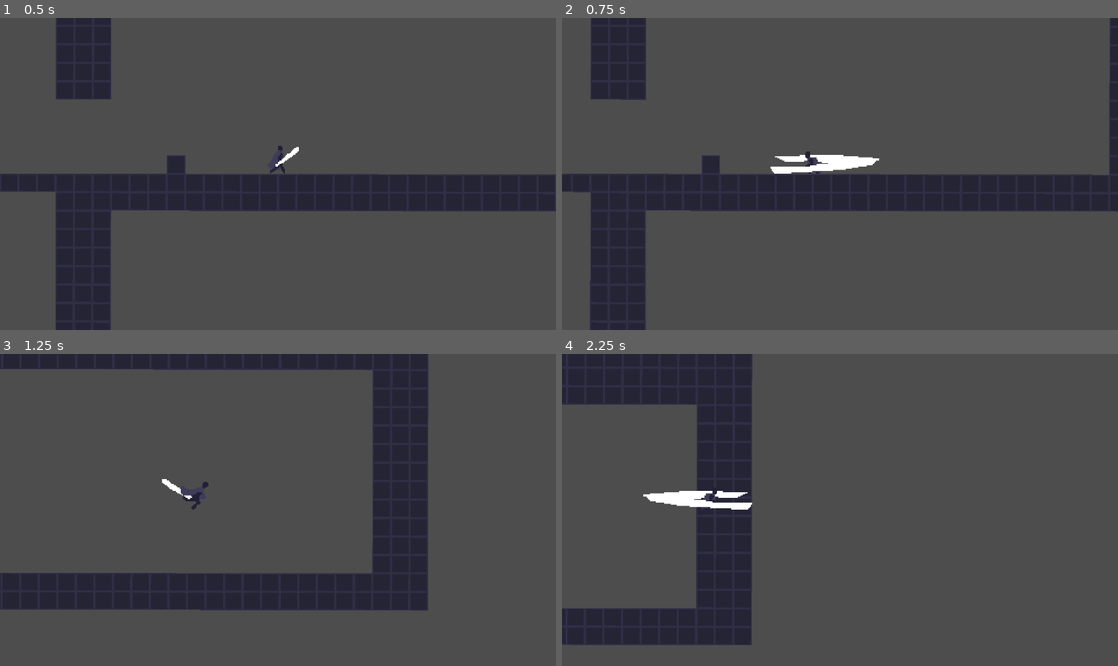
Above: before the commit, frames 1-4 (two rows, left to right).
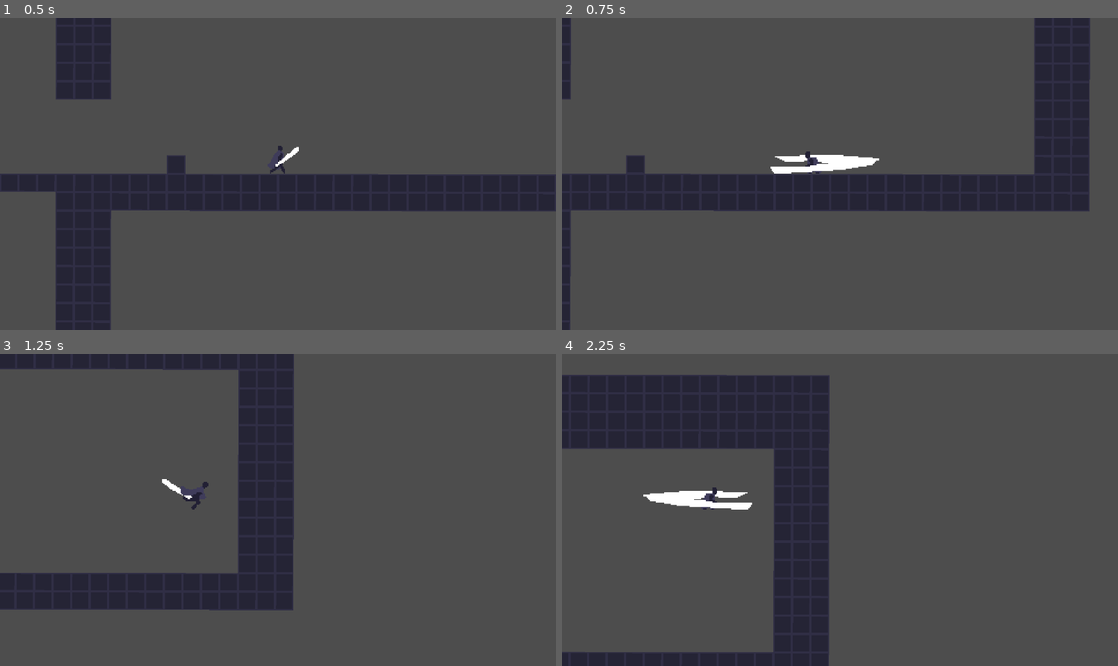
Above: after the commit, the same moments.

Repository: EinarDarri/hr-game-out-of-order
Game: Godot game, scene res://game.tscn
Same seed, same stepped clock (60 frames per second), same inputs: the game is played once before the commit and once after it.
Inputs (mouse positions are in pixels of both pictures, inside the frame that each line leads up to):
- Up to frame 1 (0.5 s): no input
- Up to frame 2 (0.75 s): move the mouse to (962, 158) at 0.52 s; hold D (move_right) from 0.53 s (still down); click (962, 158) at 0.6 s
- Up to frame 3 (1.25 s): keep holding D (move_right); tap Space (move_jump) at 0.77, 0.8, 1.07 s
- Up to frame 4 (2.25 s): move the mouse to (728, 525) at 1.27 s; tap Space (move_jump) at 1.35, 1.52, 1.82 s; click (728, 525) at 1.55 s; move the mouse to (895, 441) at 2.02 s; release D (move_right) at 2.03 s; hold A (move_left) from 2.03 s (still down); click (895, 441) at 2.1 s

Frame 1 is identical in both runs. In frame 2, 14% of the frame differs, in the area x 0-100%, y 0-100%; in frame 3, 17%; in frame 4, 26%, in the area x 0-49%, y 0-100%.

Commit message:
attack

Diff:
--- a/player/player.gd
+++ b/player/player.gd
@@ -2,10 +2,7 @@
 
 const SPEED = 300.0
 
-
 @onready var animated_sprite_2d: AnimatedSprite2D = $AnimatedSprite2D
-@onready var attack_timer: Timer = $AttackTimer
-@onready var attack_animation_timer: Timer = $AttackAnimationTimer
 @onready var slash: Area2D = $LookDirection/Slash
 @onready var slash_sprite: Sprite2D = $LookDirection/Slash/SlashSprite
 @onready var _dash_timer: Timer = $DashTimer
@@ -23,8 +20,6 @@
 var _enable_dash := false
 var _can_dash := true
 
-var attack_buffered := false
-
 func _init() -> void:
 	Game.set_player(self)
 	enable_extra_jump()
@@ -39,20 +34,8 @@
 		-Input.get_axis("look_down","look_up")
 	).normalized()
 
-	if Input.is_action_just_pressed("attack"):
-		attack_buffered = true
-
-	if attack_buffered and attack_timer.time_left == 0:
-		animated_sprite_2d.play("Slash")
-		animated_sprite_2d.frame = 0
-		attack_timer.start()
-		attack_animation_timer.start()
-		attack_buffered = false
-
-		for enemy: Enemy in slash.get_overlapping_bodies():
-			enemy.take_damage(30)
-
-		await get_tree().create_timer(0.05).timeout
+func get_facing() -> int:
+	return -1 if animated_sprite_2d.flip_h else 1
 
 func enable_extra_jump() -> void:
 	_enable_extra_jump = true
@@ -73,11 +56,6 @@
 	return _enable_dash and _can_dash
 
 func _physics_process(delta: float) -> void:
-	if attack_timer.time_left > 0:
-		velocity = Vector2.ZERO
-		return
-
-
 	state_man.active_state.update_state(delta)
 
 	#if dash_buffered and _enable_dash and _can_dash:
--- a/player/player.tscn
+++ b/player/player.tscn
@@ -184,14 +184,6 @@
 [node name="Camera2D" type="Camera2D" parent="."]
 script = ExtResource("3_yw30f")
 
-[node name="AttackTimer" type="Timer" parent="."]
-wait_time = 0.2
-one_shot = true
-
-[node name="AttackAnimationTimer" type="Timer" parent="."]
-wait_time = 0.35
-one_shot = true
-
 [node name="LookDirection" type="Node2D" parent="."]
 position = Vector2(-1, 1)
 script = ExtResource("3_g1dw6")
@@ -212,30 +204,45 @@
 script = ExtResource("5_qjkh3")
 active_state = NodePath("Idle")
 
-[node name="Attacking" type="Node" parent="StateMan"]
+[node name="Attacking" type="Node" parent="StateMan" node_paths=PackedStringArray("idle_state", "air_state", "running_state")]
 script = ExtResource("6_yllr7")
+idle_state = NodePath("../Idle")
+air_state = NodePath("../Air")
+running_state = NodePath("../Running")
+
+[node name="AttackTimer" type="Timer" parent="StateMan/Attacking"]
+wait_time = 0.2
+one_shot = true
+
+[node name="Deleay" type="Timer" parent="StateMan/Attacking"]
+wait_time = 0.2
 
 [node name="Dashing" type="Node" parent="StateMan"]
 script = ExtResource("7_kb6p2")
 
-[node name="Idle" type="Node" parent="StateMan" node_paths=PackedStringArray("jump_state", "dash_state", "running_state")]
+[node name="Idle" type="Node" parent="StateMan" node_paths=PackedStringArray("air_state", "dash_state", "running_state", "attacking_state")]
 script = ExtResource("9_32hag")
-jump_state = NodePath("../Air")
+air_state = NodePath("../Air")
 dash_state = NodePath("../Dashing")
 running_state = NodePath("../Running")
-
-[node name="Air" type="Node" parent="StateMan" node_paths=PackedStringArray("idle_state", "running_state")]
+attacking_state = NodePath("../Attacking")
+
+[node name="Air" type="Node" parent="StateMan" node_paths=PackedStringArray("idle_state", "running_state", "attacking_state")]
 script = ExtResource("10_tqiix")
 idle_state = NodePath("../Idle")
 running_state = NodePath("../Running")
+attacking_state = NodePath("../Attacking")
 
 [node name="Timer" type="Timer" parent="StateMan/Air"]
 
-[node name="Running" type="Node" parent="StateMan" node_paths=PackedStringArray("idle_state", "jump_state", "dash_state")]
+[node name="Running" type="Node" parent="StateMan" node_paths=PackedStringArray("idle_state", "air_state", "dash_state", "attacking_state")]
 script = ExtResource("13_65viv")
 idle_state = NodePath("../Idle")
-jump_state = NodePath("../Air")
+air_state = NodePath("../Air")
 dash_state = NodePath("../Dashing")
+attacking_state = NodePath("../Attacking")
 
 [connection signal="timeout" from="DashTimer" to="." method="_on_dash_timer_timeout"]
+[connection signal="timeout" from="StateMan/Attacking/AttackTimer" to="StateMan/Attacking" method="_on_attack_timer_timeout"]
+[connection signal="timeout" from="StateMan/Attacking/Deleay" to="StateMan/Attacking" method="_on_deleay_timeout"]
 [connection signal="timeout" from="StateMan/Air/Timer" to="StateMan/Air" method="_on_timer_timeout"]
--- a/player/states/air.gd
+++ b/player/states/air.gd
@@ -5,6 +5,7 @@
 @export_category("States")
 @export var idle_state: PlayerState
 @export var running_state: PlayerState
+@export var attacking_state: PlayerState
 
 const JUMP_VELOCITY = -400.0
 const EXTRA_JUMP_AMOUNT = 1
@@ -36,6 +37,10 @@
 			player.velocity.y = JUMP_VELOCITY
 			return
 
+	if Input.is_action_just_pressed("attack"):
+		stateman.active_state = attacking_state
+		return
+
 
 	# so the player can fine tune there movement while in the air
 	player.velocity.x = move_toward(player.velocity.x, player.get_movement_dir().x * player.SPEED, delta*player.SPEED*4)
--- a/player/states/attacking.gd
+++ b/player/states/attacking.gd
@@ -1,13 +1,56 @@
 extends PlayerState
 
-var perf_state: PlayerState
+@onready var attack_timer: Timer = $AttackTimer
+@onready var deleay_timer: Timer = $Deleay
+
+@export_category("States")
+@export var idle_state: PlayerState
+@export var air_state: PlayerState
+@export var running_state: PlayerState
+
 var player_velocity: Vector2
+var is_attacking := false
+var attack_buffer := false
 
 func start_state() -> void:
+	player.animated_sprite_2d.play("Slash")
 	player_velocity = player.velocity
+	player.velocity = Vector2(500*player.get_facing(),0)
+	attack_timer.start()
+	is_attacking = true
+	attack_buffer = false
+
+	for enemy: Enemy in player.slash.get_overlapping_bodies():
+		enemy.take_damage(30)
 
 func update_state(delta: float) -> void:
-	pass
+	if Input.is_action_just_pressed("attack"):
+		attack_buffer = true
+
+	if is_attacking:
+		return
+
+	if not player.is_on_floor() or Input.is_action_just_pressed("move_jump"):
+		stateman.active_state = air_state
+		return
+
+	var movedir := player.get_movement_dir()
+
+	if movedir.x != 0:
+		stateman.active_state = running_state
+		return
 
 func end_state() -> void:
 	player.velocity = player_velocity
+	player.animated_sprite_2d.stop()
+
+
+func _on_attack_timer_timeout() -> void:
+	is_attacking = false
+	deleay_timer.start()
+	end_state()
+
+
+func _on_deleay_timeout() -> void:
+	if attack_buffer:
+		start_state()
--- a/player/states/idle.gd
+++ b/player/states/idle.gd
@@ -1,9 +1,10 @@
 extends PlayerState
 
 @export_category("States")
-@export var jump_state: PlayerState
+@export var air_state: PlayerState
 @export var dash_state: PlayerState
 @export var running_state: PlayerState
+@export var attacking_state: PlayerState
 
 func start_state() -> void:
 	player.animated_sprite_2d.play("Idle")
@@ -12,8 +13,12 @@
 
 	player.velocity.x = move_toward(player.velocity.x, 0,Player.SPEED*delta*4) #TODO test what value works best on a scale from 3 - 5
 
+	if Input.is_action_just_pressed("attack"):
+		stateman.active_state = attacking_state
+		return
+
 	if not player.is_on_floor() or Input.is_action_just_pressed("move_jump"):
-		stateman.active_state = jump_state
+		stateman.active_state = air_state
 		return
 
 	if Input.is_action_just_pressed("move_dash") and player.can_dash():
--- a/player/states/running.gd
+++ b/player/states/running.gd
@@ -2,13 +2,18 @@
 
 @export_category("States")
 @export var idle_state: PlayerState
-@export var jump_state: PlayerState
+@export var air_state: PlayerState
 @export var dash_state: PlayerState
+@export var attacking_state: PlayerState
 
 func start_state() -> void:
 	player.animated_sprite_2d.play("Running")
 
 func update_state(delta):
+
+	if Input.is_action_just_pressed("attack"):
+		stateman.active_state = attacking_state
+		return
 
 	if player.get_movement_dir().x == 0:
 		stateman.active_state = idle_state
@@ -17,7 +22,7 @@
 	player.velocity.x = move_toward(player.velocity.x, player.get_movement_dir().x * player.SPEED, delta*Player.SPEED*7)
 
 	if Input.is_action_just_pressed("move_jump") or not player.is_on_floor():
-		stateman.active_state = jump_state
+		stateman.active_state = air_state
 		return
 
 	if Input.is_action_just_pressed("move_dash"):
